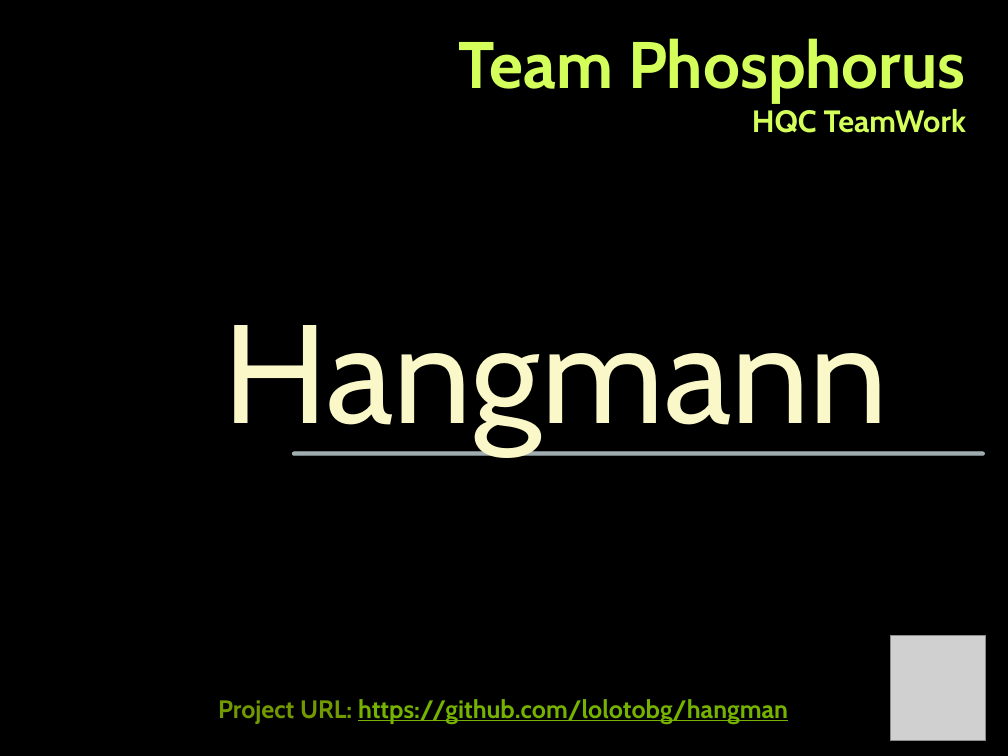
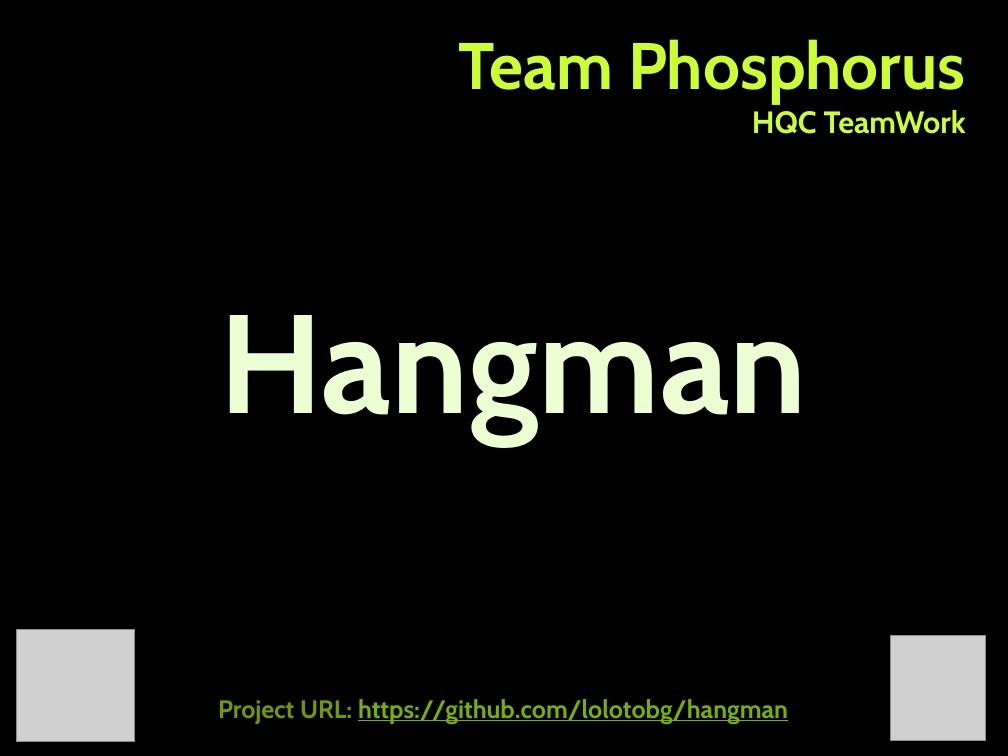
Before and after one commit to lolotobg/hangman, a slide deck: slide 2 of Docs/Phosphorus-Hangman.pptx. Drawn at 1008x756 pixels with LibreOffice and Linux fonts; fonts in the diff are those of the drawing; grey boxes stand for pictures; background and template pictures are left out. Boxes give left, top, right and bottom in pixels: in the first picture for what was removed or moved away, otherwise in the second. Text is boxed around its words. In the diff, an @@ line names an element or a change of style, - is before the commit and + after.

```diff
--- a/Docs/Phosphorus-Hangman.pptx
+++ b/Docs/Phosphorus-Hangman.pptx
@@ text "Team Phosphorus HQC TeamWork" at [458, 39, 966, 134]: text colour #D4FF5B to #CCFF33; vertical alignment bottom to middle @@
@@ text added at [219, 315, 807, 444], 100 pt, text #EBFFD2, bold @@
+Hangman
@@ subtitle removed at [223, 325, 888, 453] @@
-Hangmann
@@ line removed from (294, 454) to (983, 454) @@
@@ line removed from (294, 454) to (983, 454) @@
@@ picture added at [17, 630, 135, 741] @@
```
Also in this commit, not shown: 6 other slides changed, 4 other files.
